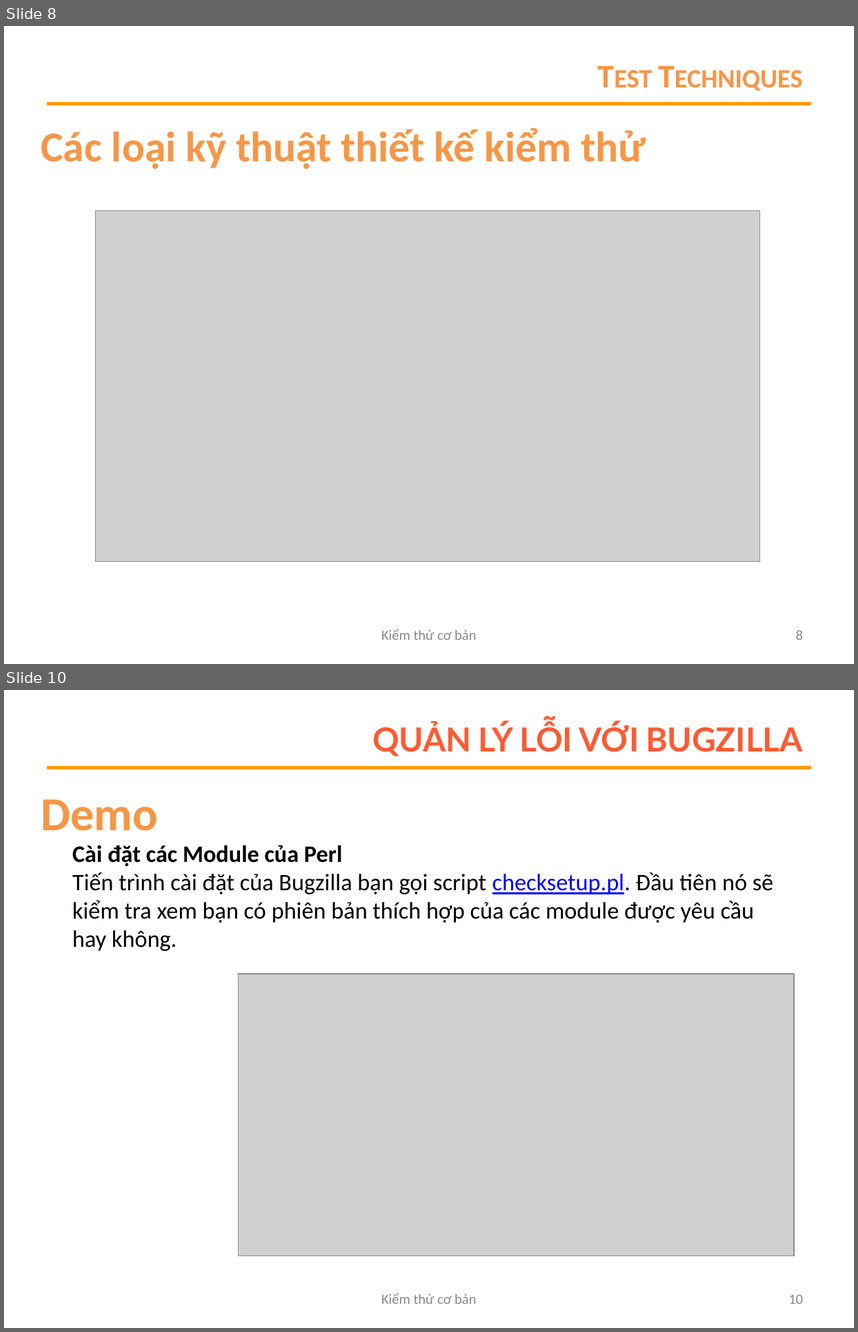
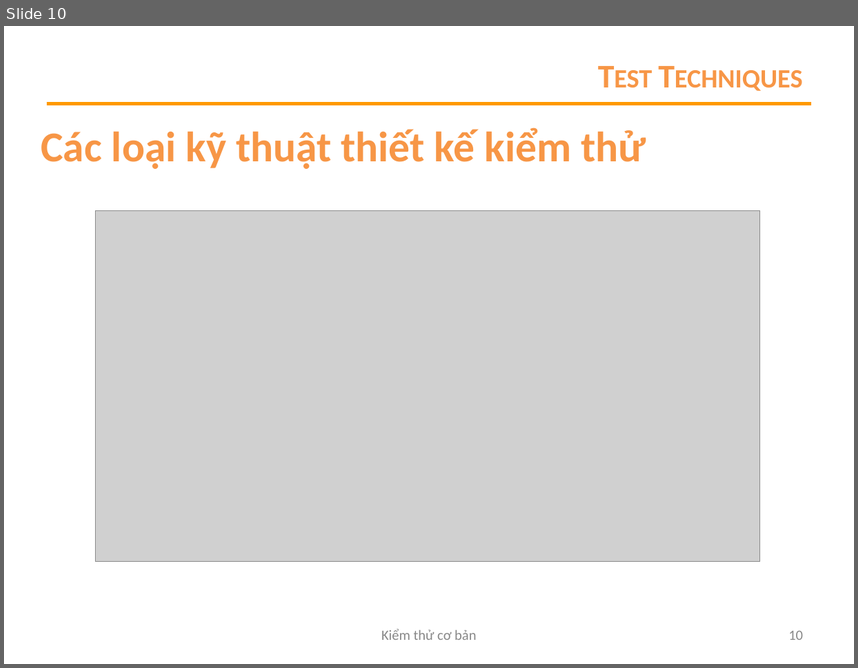
Before and after one commit to ngocvghy2000/AssignmentSOF303, a slide deck: Thuyết trình ngày 24-4-2020/thuyết_trình_nhóm_6.pptx. Shown one above the other, each under a label of ours: slides 8 and 10 before the commit, slide 10 after it; the slides between them are not shown. The pictures are 858x1332 and 858x668 pixels, drawn with LibreOffice and Linux fonts; fonts in the diff are those of the drawing; grey boxes stand for pictures; background and template pictures are left out. Boxes give left, top, right and bottom in pixels: in the first picture for what was removed or moved away, otherwise in the second. Text is boxed around its words. In the diff, an @@ line names an element or a change of style, - is before the commit and + after.

```diff
--- a/Thuyết trình ngày 24-4-2020/thuyết_trình_nhóm_6.pptx
+++ b/Thuyết trình ngày 24-4-2020/thuyết_trình_nhóm_6.pptx
@@ slide 10 removed at <box>4,690,854,1328</box>, background #FFFFFF; not listed: 1 template element that a slide beside it also shows @@
@@ title removed at <box>372,722,803,756</box> @@
-QUẢN LÝ LỖI VỚI BUGZILLA
@@ text removed at <box>41,799,158,831</box> @@
-Demo
@@ text removed at <box>72,845,773,951</box> @@
-Cài đặt các Module của Perl
-Tiến trình cài đặt của Bugzilla bạn gọi script checksetup.pl. Đầu tiên nó sẽ kiểm tra xem bạn có phiên bản thích hợp của các module được yêu cầu hay không.
@@ picture removed at <box>238,974,794,1255</box> @@
@@ text removed at <box>381,1292,476,1303</box> @@
-Kiểm thử cơ bản
@@ page number removed at <box>789,1294,803,1303</box> @@
-10
@@ what was slide 8 is now slide 10 @@
@@ page number at <box>789,630,803,639</box>: text changed @@
-8
+10
```
Also in this commit, not shown: 1 slide changed, 2 slides added, 4 other slides removed.
